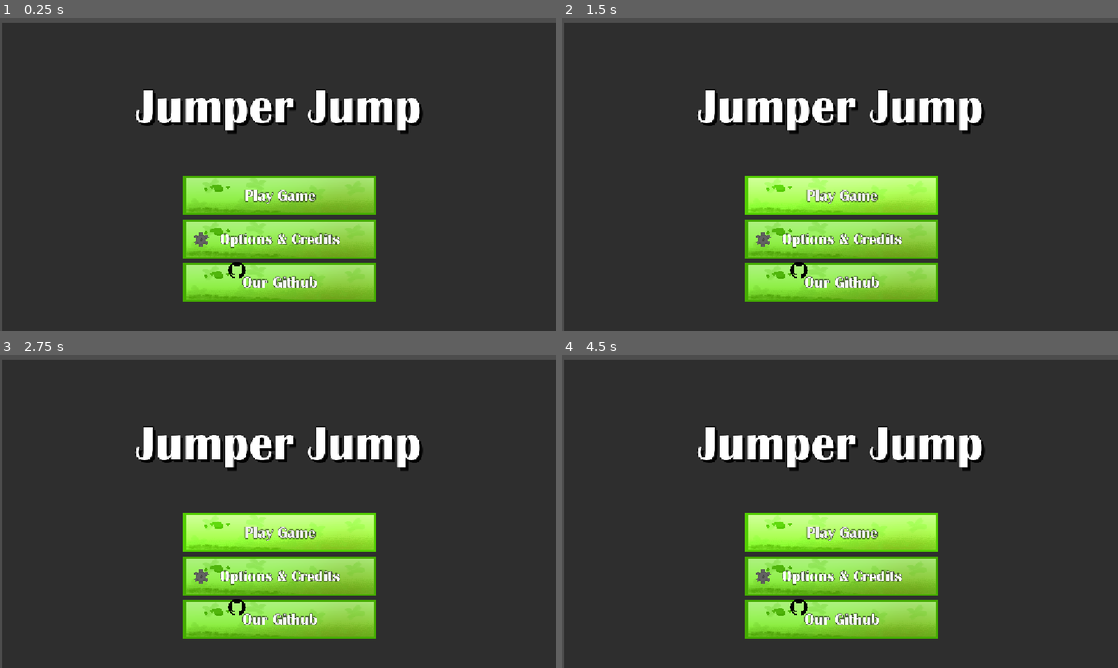
Above: before the commit, frames 1-4 (two rows, left to right).
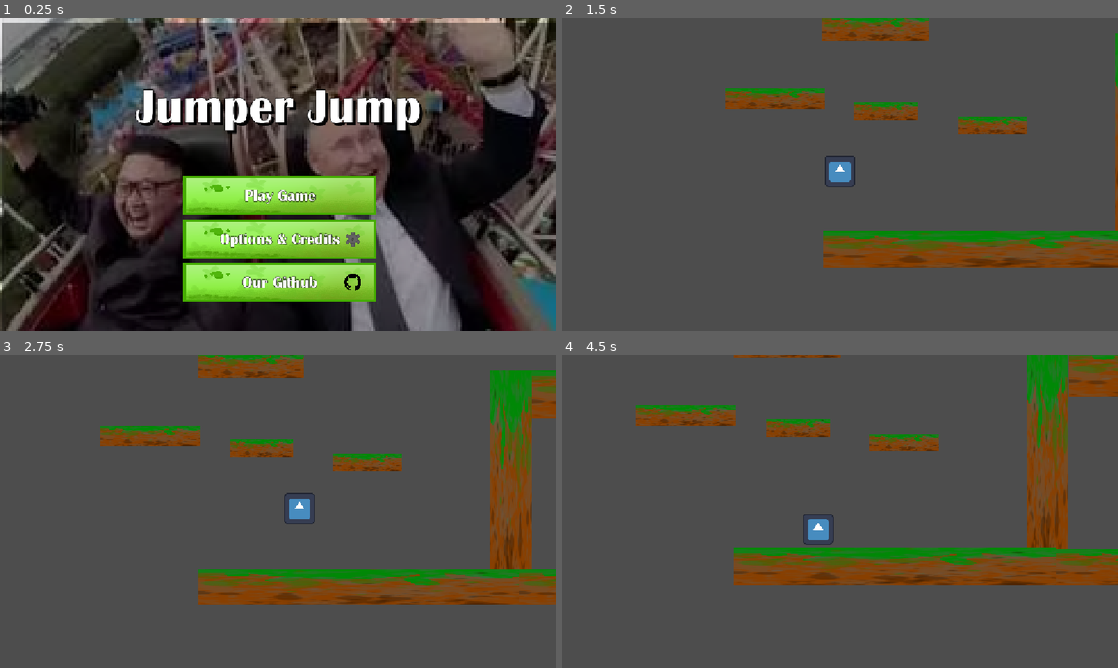
Above: after the commit, the same moments.

Repository: Guyiy1324/Jumpe-r-r-r-r-r-r-r-r
Game: Godot game, scene res://Scenes/MainMenu.tscn
Two runs of this game, one before a commit and one after it. Both use one fixed random seed, a clock stepped at 60 frames per second and the inputs below. The engine's default icon, where the game draws it, is replaced by a stand-in: a white triangle on a blue panel in a dark square.
Inputs (mouse positions are in pixels of both pictures, inside the frame that each line leads up to):
- Up to frame 1 (0.25 s): no input
- Up to frame 2 (1.5 s): click "Play Game" at 0.5 s; click (840, 196) at 1.25 s, where only the run before the commit has a clickable "Play Game"
- Up to frame 3 (2.75 s): hold Right (ui_right) from 2.03 s (still down); tap Space (Jump) at 2.27 s
- Up to frame 4 (4.5 s): tap Space (Jump) at 3.02 s; release Right (ui_right) at 3.53 s; hold Left (ui_left) from 3.53 s (still down)

The runs differ from the first frame. In frame 1, 62% of the frame differs, in the area x 0-100%, y 0-100%; in frame 2, 98%; in frame 3, 98%; in frame 4, 98%.

Commit message:
next up type shi

Diff:
--- a/jump-e-r/Scenes/MainMenu.tscn
+++ b/jump-e-r/Scenes/MainMenu.tscn
@@ -111,10 +111,10 @@
 anchors_preset = 4
 anchor_top = 0.5
 anchor_bottom = 0.5
-offset_left = 20.0
-offset_top = -16.0
-offset_right = 54.0
-offset_bottom = 18.0
+offset_left = 334.0
+offset_top = -17.0
+offset_right = 368.0
+offset_bottom = 17.0
 grow_vertical = 2
 mouse_filter = 2
 texture = ExtResource("cog_art")
@@ -154,12 +154,11 @@
 anchor_bottom = 1.0
 grow_horizontal = 2
 grow_vertical = 2
-mouse_filter = 2
 theme_override_colors/font_color = Color(1, 1, 1, 1)
 theme_override_colors/font_outline_color = Color(0, 0, 0, 1)
 theme_override_constants/outline_size = 3
+theme_override_fonts/font = ExtResource("1_i26rj")
 theme_override_font_sizes/font_size = 32
-theme_override_fonts/font = ExtResource("1_i26rj")
 text = "Our Github"
 horizontal_alignment = 1
 vertical_alignment = 1
@@ -189,7 +188,7 @@
 parameters/looping = true
 
 [node name="GitHubInvertocatLogo_svg" type="Sprite2D" parent="."]
-position = Vector2(487, 512)
+position = Vector2(727, 537)
 scale = Vector2(0.148, 0.148)
 texture = ExtResource("6_8um5k")
 
--- /dev/null
+++ b/jump-e-r/Scenes/Section 2 Map.tscn
@@ -0,0 +1,107 @@
+[gd_scene load_steps=6 format=3 uid="uid://du804vknrshwr"]
+
+[ext_resource type="Texture2D" uid="uid://bok0r4vdxd48i" path="res://Assets/Dirt.png" id="1_4jjn6"]
+
+[sub_resource type="RectangleShape2D" id="RectangleShape2D_lw4fq"]
+
+[sub_resource type="RectangleShape2D" id="RectangleShape2D_skyru"]
+
+[sub_resource type="RectangleShape2D" id="RectangleShape2D_30kw5"]
+
+[sub_resource type="RectangleShape2D" id="RectangleShape2D_ppbab"]
+
+[node name="Node2D" type="Node2D"]
+
+[node name="Wall 1" type="StaticBody2D" parent="."]
+position = Vector2(2055, -1707)
+scale = Vector2(-0.55796134, 3.6394293)
+collision_layer = 3
+collision_mask = 3
+
+[node name="CollisionShape2D" type="CollisionShape2D" parent="Wall 1"]
+scale = Vector2(13, 13)
+shape = SubResource("RectangleShape2D_lw4fq")
+
+[node name="Sprite2D" type="Sprite2D" parent="Wall 1"]
+texture = ExtResource("1_4jjn6")
+
+[node name="Wall 2" type="StaticBody2D" parent="."]
+position = Vector2(2912, -1545)
+scale = Vector2(0.52429444, 12.794328)
+collision_layer = 3
+collision_mask = 3
+
+[node name="CollisionShape2D" type="CollisionShape2D" parent="Wall 2"]
+scale = Vector2(13, 13)
+shape = SubResource("RectangleShape2D_lw4fq")
+
+[node name="Sprite2D" type="Sprite2D" parent="Wall 2"]
+texture = ExtResource("1_4jjn6")
+
+[node name="Floor" type="StaticBody2D" parent="."]
+position = Vector2(1895, -643)
+scale = Vector2(4.5387645, 0.7640735)
+collision_layer = 3
+collision_mask = 3
+
+[node name="CollisionShape2D" type="CollisionShape2D" parent="Floor"]
+scale = Vector2(13, 13)
+shape = SubResource("RectangleShape2D_skyru")
+
+[node name="Sprite2D" type="Sprite2D" parent="Floor"]
+texture = ExtResource("1_4jjn6")
+
+[node name="Floor" type="StaticBody2D" parent="Floor"]
+position = Vector2(-90.77368, -2592.6829)
+scale = Vector2(0.4882852, 0.7070849)
+collision_layer = 3
+collision_mask = 3
+
+[node name="CollisionShape2D" type="CollisionShape2D" parent="Floor/Floor"]
+scale = Vector2(13, 13)
+shape = SubResource("RectangleShape2D_skyru")
+
+[node name="Sprite2D" type="Sprite2D" parent="Floor/Floor"]
+texture = ExtResource("1_4jjn6")
+
+[node name="Floor" type="StaticBody2D" parent="Floor/Floor"]
+position = Vector2(162.43954, 5145.6255)
+scale = Vector2(2.0543447, 1.0796686)
+collision_layer = 3
+collision_mask = 3
+
+[node name="CollisionShape2D" type="CollisionShape2D" parent="Floor/Floor/Floor"]
+scale = Vector2(13, 13)
+shape = SubResource("RectangleShape2D_skyru")
+
+[node name="Sprite2D" type="Sprite2D" parent="Floor/Floor/Floor"]
+texture = ExtResource("1_4jjn6")
+
+[node name="Plat form" type="StaticBody2D" parent="."]
+position = Vector2(1226.0001, -297)
+rotation = -3.1415927
+scale = Vector2(0.673111, -3.4773495)
+collision_layer = 3
+collision_mask = 3
+
+[node name="CollisionShape2D" type="CollisionShape2D" parent="Plat form"]
+scale = Vector2(13, 13)
+shape = SubResource("RectangleShape2D_30kw5")
+
+[node name="Sprite2D" type="Sprite2D" parent="Plat form"]
+position = Vector2(0, 0.5094452)
+scale = Vector2(1, 1.00398)
+texture = ExtResource("1_4jjn6")
+
+[node name="Platform" type="StaticBody2D" parent="."]
+position = Vector2(593.99994, 156.00002)
+scale = Vector2(5.206975, 0.5868702)
+collision_layer = 3
+collision_mask = 3
+
+[node name="CollisionShape2D" type="CollisionShape2D" parent="Platform"]
+scale = Vector2(13, 13)
+shape = SubResource("RectangleShape2D_ppbab")
+
+[node name="Sprite2D" type="Sprite2D" parent="Platform"]
+texture = ExtResource("1_4jjn6")
--- a/jump-e-r/Scripts/player.tres.gd
+++ b/jump-e-r/Scripts/player.tres.gd
@@ -6,7 +6,7 @@
 const JUMP_VELOCITY: float = -600.0
 const WALL_REBOUND_SPEED: float = 700.0
 
-const WALL_REBOUND_DECELERATION: float = 1500
+const WALL_REBOUND_DECELERATION: float = 750
 
 var wall_rebounding: bool = false
 
@@ -24,7 +24,7 @@
 		velocity.x = move_toward(
 			velocity.x,
 			0.0,
-			WALL_REBOUND_DECELERATION * log(delta)
+			WALL_REBOUND_DECELERATION * delta
 		)
 		if is_zero_approx(velocity.x):
 			velocity.x = 0.0
Not shown: 4 places in jump-e-r/Scenes/MainMenu.tscn that only renumber resources
